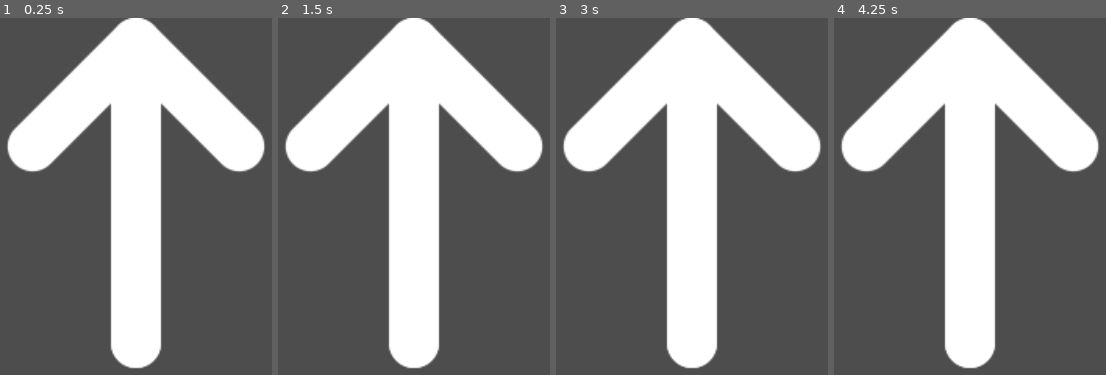
Above: before the commit, frames 1-4 (left to right).
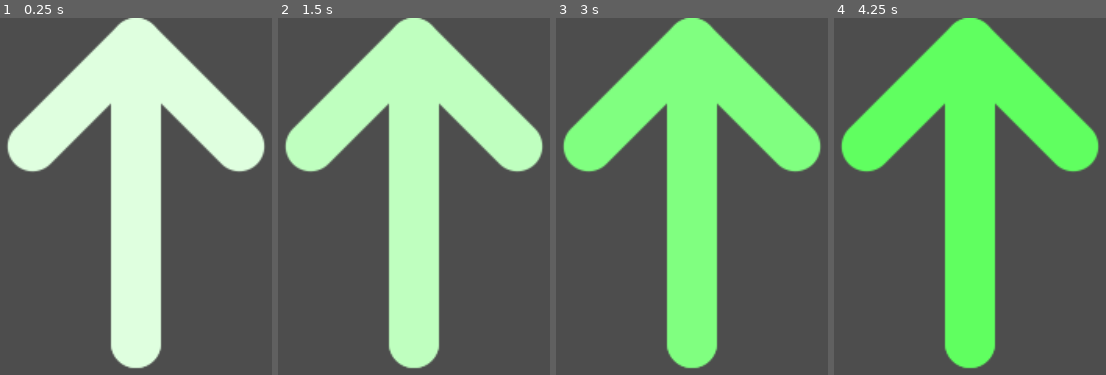
Above: after the commit, the same moments.

Repository: xorblo-doitus/Bloc-notes-plus-plus
Game: Godot game, scene res://src/gui/user_input/grip/drop_icon.tscn
Same seed, same stepped clock (60 frames per second), same inputs: the game is played once before the commit and once after it. This scene is started directly instead of the project's main scene.
Inputs (mouse positions are in pixels of both pictures, inside the frame that each line leads up to):
- Up to frame 1 (0.25 s): no input
- Up to frame 2 (1.5 s): tap Enter at 0.5 s; move the mouse to (525, 196) at 0.52 s; hold Shift 0.53-1.25 s; click (525, 196) at 0.67 s; drag from (310, 239) to (389, 296) at 1.27 s
- Up to frame 3 (3 s): move the mouse to (743, 128) at 2.02 s; tap Ctrl at 2.1 s; click (743, 128) at 2.17 s; tap Space at 2.75 s; drag from (667, 296) to (outside the picture) at 2.77 s
- Up to frame 4 (4.25 s): move the mouse to (outside the picture) at 3.52 s; hold Shift from 3.53 s (still down); click (outside the picture) at 3.67 s

The runs differ from the first frame. In frame 1, 31% of the frame differs, in the area x 2-98%, y 0-99%; in frame 2, 31%; in frame 3, 32%; in frame 4, 32%.

Commit message:
Blinking arrow

Diff:
--- a/src/gui/user_input/grip/drop_icon.gd
+++ b/src/gui/user_input/grip/drop_icon.gd
@@ -55,6 +55,15 @@
 func _ready() -> void:
 	_on_resized()
 
+	#icon.modulate = Color(0, 1, 0)
+	var tween = create_tween().set_loops().set_speed_scale(1.5)
+	tween.tween_property(icon, "modulate", Color(0, 1, 0), 0.2).from(Color(1, 1, 1))
+	tween.tween_property(icon, "modulate", Color(1, 1, 1), 0.2).from(Color(0, 1, 0))
+	tween.tween_property(icon, "modulate", Color(1, 1, 1), 0.1)
+	tween.tween_property(icon, "modulate", Color(0, 1, 0), 0.2).from(Color(1, 1, 1))
+	tween.tween_property(icon, "modulate", Color(1, 1, 1), 0.2).from(Color(0, 1, 0))
+	tween.tween_property(icon, "modulate", Color(1, 1, 1), 0.5)
+
 	# Call setters
 	side = side
 
